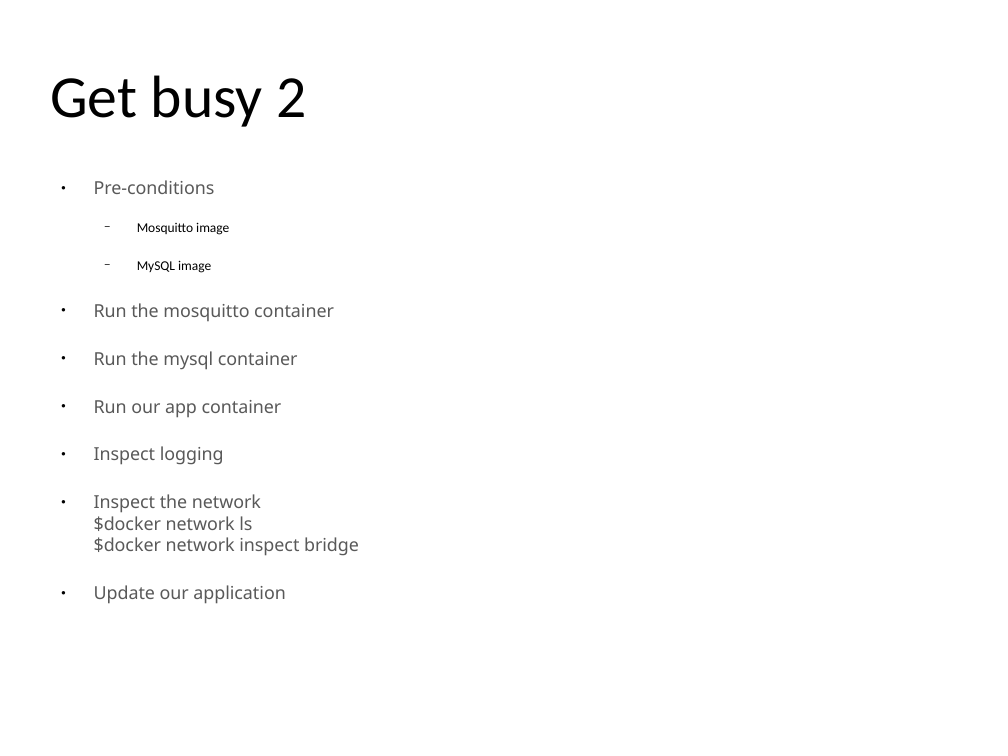
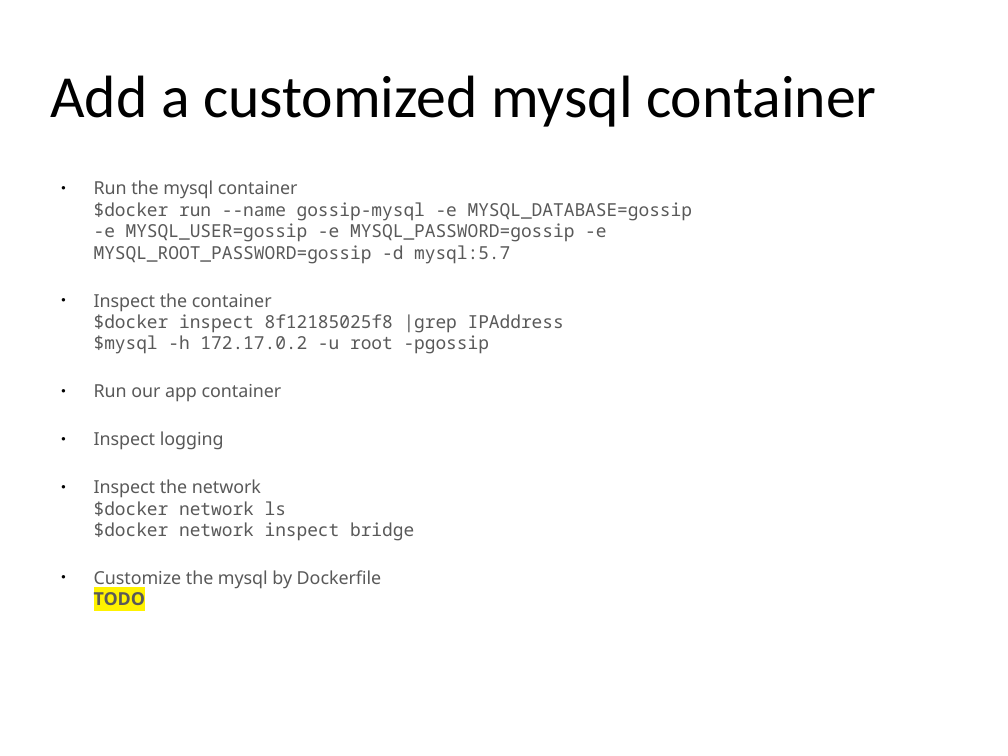
Before and after one commit to yeronimuz/gossip, a slide deck: slide 37 of presentation/docker_for_java_v1.0.odp (slide 35 before the commit). Drawn at 1008x756 pixels with LibreOffice and Linux fonts; fonts in the diff are those of the drawing; background and template pictures are left out. Boxes give left, top, right and bottom in pixels: in the first picture for what was removed or moved away, otherwise in the second. Text is boxed around its words. In the diff, an @@ line names an element or a change of style, - is before the commit and + after.

```diff
--- a/presentation/docker_for_java_v1.0.odp
+++ b/presentation/docker_for_java_v1.0.odp
@@ title at <box>50,75,876,127</box>: text changed @@
-Get busy 2
+Add a customized mysql container
@@ text at <box>94,180,692,354</box>: text changed; font Noto Sans to Noto Sans Mono @@
-● Pre-conditions
-  − Mosquitto image
-  − MySQL image
-● Run the mosquitto container
-● Run the mysql container
+● Run the mysql container
+  $docker run --name gossip-mysql -e MYSQL_DATABASE=gossip -e MYSQL_USER=gossip -e MYSQL_PASSWORD=gossip -e MYSQL_ROOT_PASSWORD=gossip -d mysql:5.7
+● Inspect the container
+  $docker inspect 8f12185025f8 |grep IPAddress
+  $mysql -h 172.17.0.2 -u root -pgossip
@@ text at <box>94,479,414,541</box>: font Noto Sans to Noto Sans Mono in "$docker network ls $docker network inspect bridge" @@
@@ text at <box>94,570,382,611</box>: text changed @@
-● Update our application
+● Customize the mysql by Dockerfile
+  TODO
```
Also in this commit, not shown: 2 other slides changed, 3 slides added, 1 slide removed.
